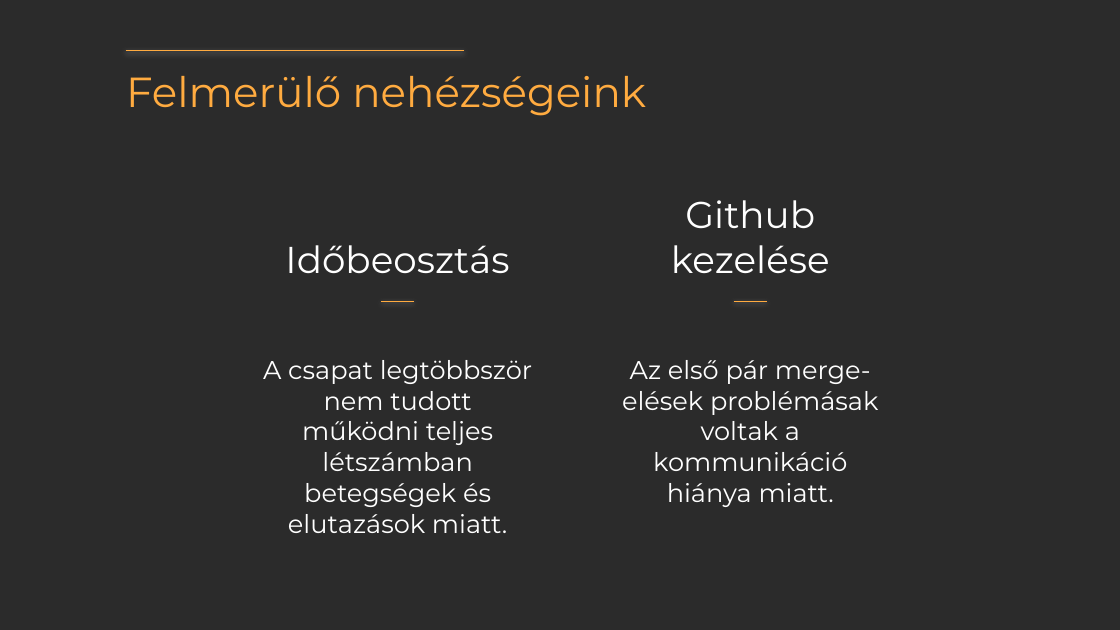
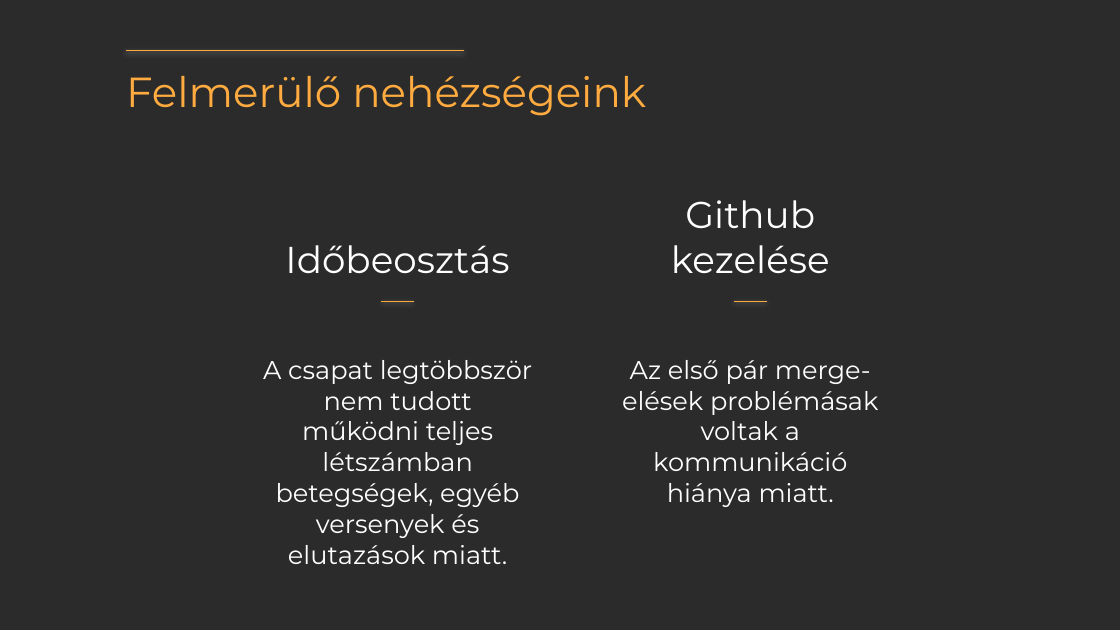
Before and after one commit to mskvszkyt/dusza-cluster, a slide deck: slide 6 of Presentation/Cluster – IDK++.pptx. Drawn at 1120x630 pixels with LibreOffice and Linux fonts; fonts in the diff are those of the drawing; background and template pictures are left out; a plain dark background stands for a picture behind light text. Boxes give left, top, right and bottom in pixels: in the first picture for what was removed or moved away, otherwise in the second. Text is boxed around its words. In the diff, an @@ line names an element or a change of style, - is before the commit and + after.

```diff
--- a/Presentation/Cluster – IDK++.pptx
+++ b/Presentation/Cluster – IDK++.pptx
@@ subtitle at [263,360,532,564]: text changed @@
-A csapat legtöbbször nem tudott működni teljes létszámban betegségek és elutazások miatt.
+A csapat legtöbbször nem tudott működni teljes létszámban betegségek, egyéb versenyek és elutazások miatt.
```
